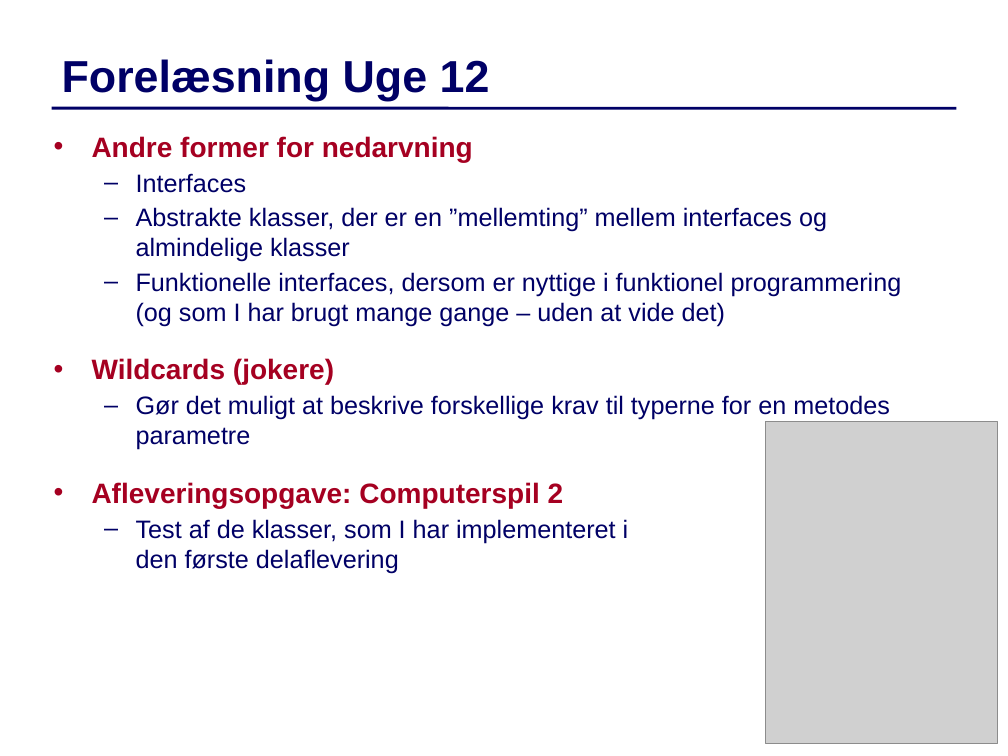
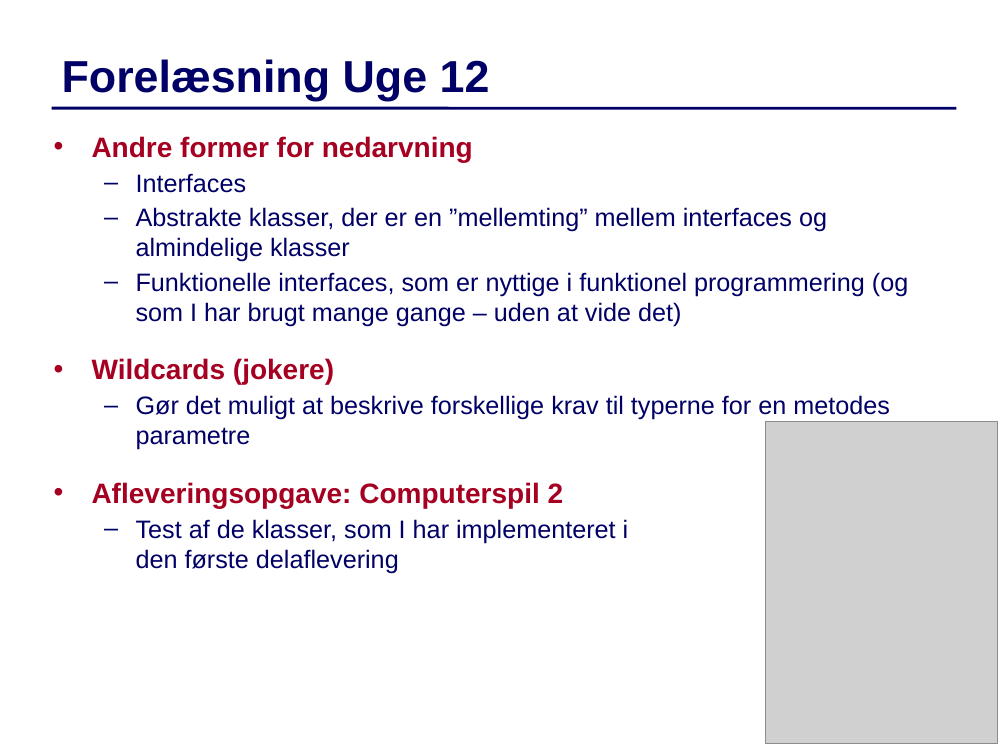
Before and after one commit to IntProgAU/Materiale, a slide deck: slide 1 of web/e23/uge_12/Slides-Uge12.pptx. Drawn at 1008x756 pixels with LibreOffice and Linux fonts; fonts in the diff are those of the drawing; grey boxes stand for pictures. Boxes give left, top, right and bottom in pixels: in the first picture for what was removed or moved away, otherwise in the second. Text is boxed around its words. In the diff, an @@ line names an element or a change of style, - is before the commit and + after.

```diff
--- a/web/e23/uge_12/Slides-Uge12.pptx
+++ b/web/e23/uge_12/Slides-Uge12.pptx
@@ text at <box>136,272,908,327</box>: text changed @@
-  – Funktionelle interfaces, dersom er nyttige i funktionel programmering (og som I har brugt mange gange – uden at vide det)
+  – Funktionelle interfaces, som er nyttige i funktionel programmering (og som I har brugt mange gange – uden at vide det)
```
Also in this commit, not shown: 1 other slide changed, 1 other file.
